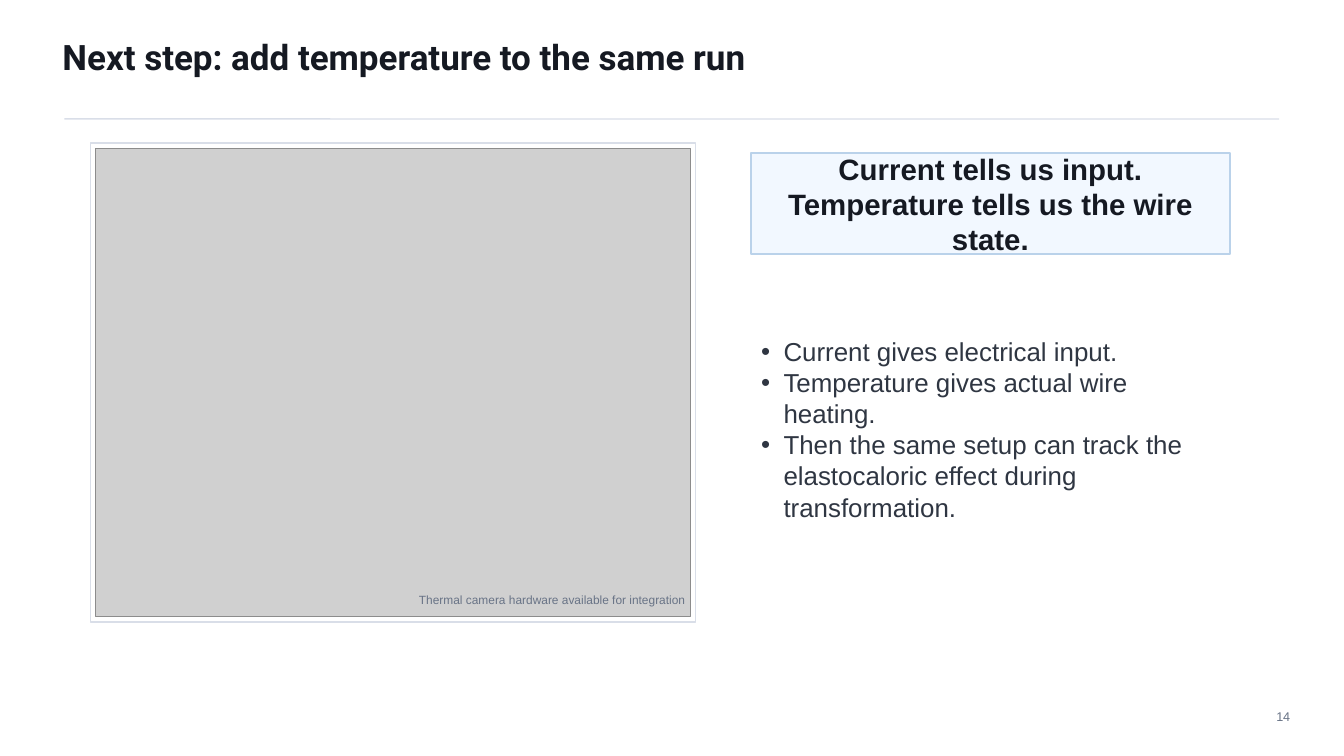
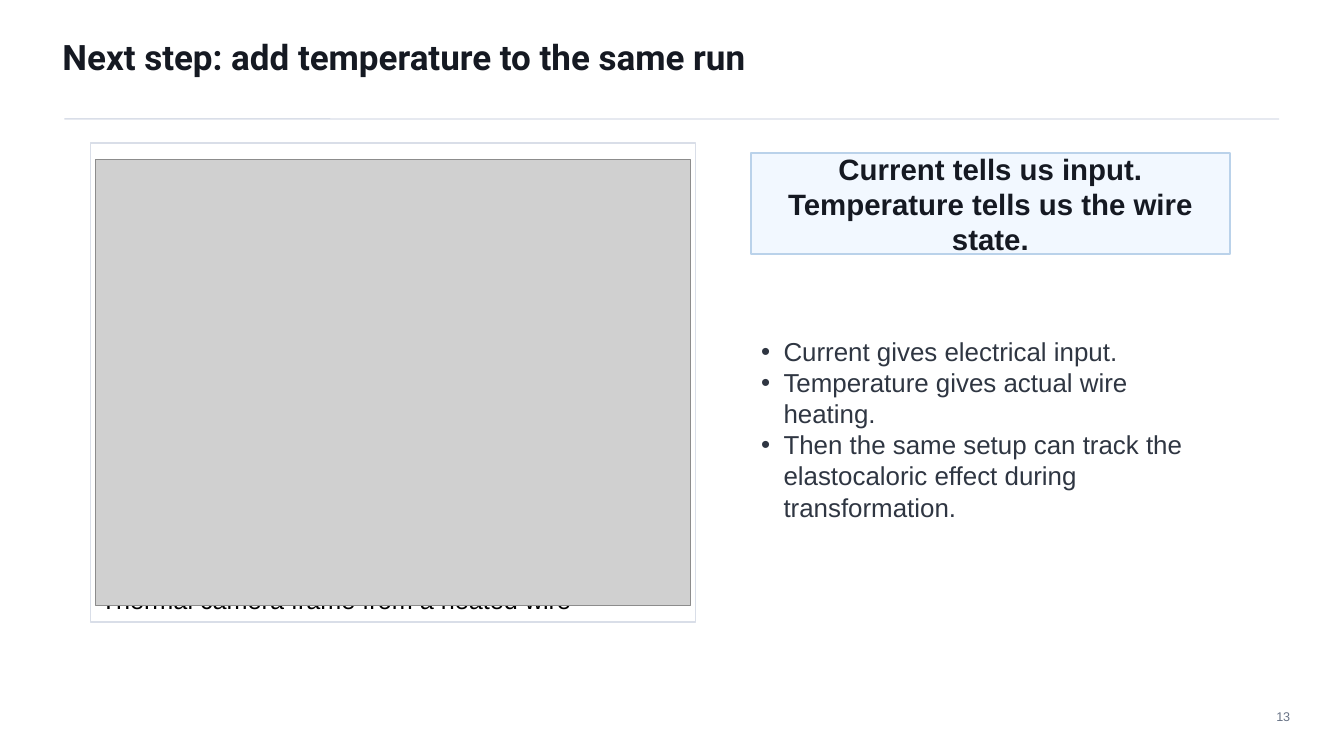
Before and after one commit to MMMM2000/PyPlot, a slide deck: slide 13 of docs/assets/presentations/mini_dma_colloquium_2026-05-21_revised.pptx (slide 14 before the commit). Drawn at 1344x756 pixels with LibreOffice and Linux fonts; fonts in the diff are those of the drawing; grey boxes stand for pictures. Boxes give left, top, right and bottom in pixels: in the first picture for what was removed or moved away, otherwise in the second. Text is boxed around its words. In the diff, an @@ line names an element or a change of style, - is before the commit and + after.

Commit message:
Update Mini DMA presentation figures

```diff
--- a/docs/assets/presentations/mini_dma_colloquium_2026-05-21_revised.pptx
+++ b/docs/assets/presentations/mini_dma_colloquium_2026-05-21_revised.pptx
@@ picture: place and size @@
-picture at (96,148,691,617)
+picture at (96,159,691,605)
@@ text at (101,605,571,615): text changed; size 8.5 to 18 pt; text colour #687386 to #000000 @@
-Thermal camera hardware available for integration
+Thermal camera frame from a heated wire
@@ text at (1276,712,1290,721): text changed @@
-14
+13
```
Also in this commit, not shown: 9 other slides changed, 1 slide added, 2 slides removed, 2 other files.
